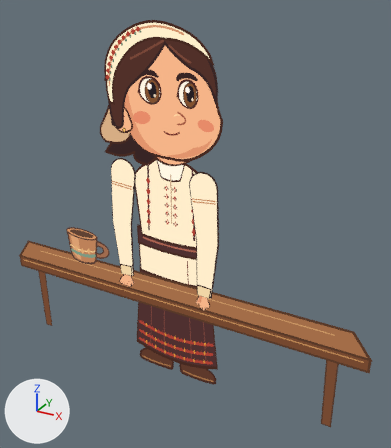
Two versions of the glTF model assets/recuzita/mama-cana.glb, one commit apart.
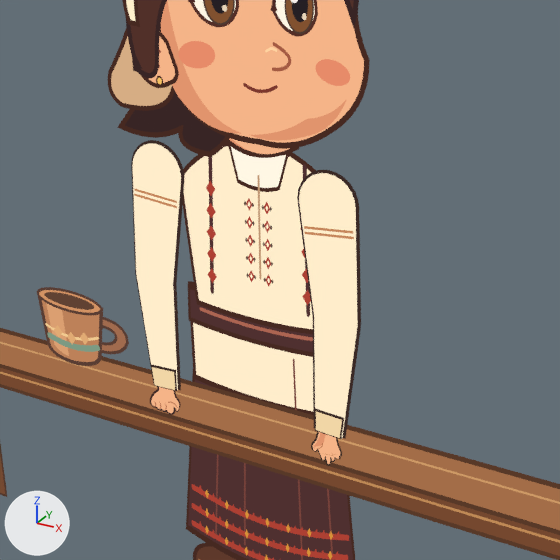
There are two pictures of each version: one whole from a 50 mm lens placed at (3.63, -5.99, 5.65), pointed at (0.34, 0.0, 2.65), one close up on the part from 13% to 80% of the width and 21% to 79% of the height. The axes (+X, +Y, +Z) are drawn at lower left. The lights are the same throughout. The older version's two pictures come first. Where no turn or scale is listed for an object, it has been applied to the vertices. Vertices at exactly the same position are counted once.

Names of what the first close-up shows: 'Cană cu toartă', 'Masă de lemn', 'Mânecă · L', 'Mânecă · R', 'Palmă articulată · L', 'Palmă · pumn · R', 'mother / Ears', 'mother / Eye open · L', 'mother / Face', 'mother / Front hair', 'mother / Hair silhouette', 'mother / Lower tunic and waist', 'mother / Shirt and clothing panels', 'mother / Skirt' and 5 more.
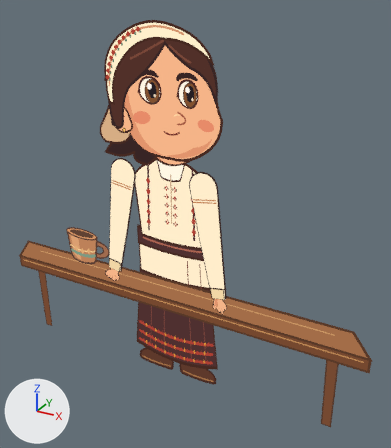
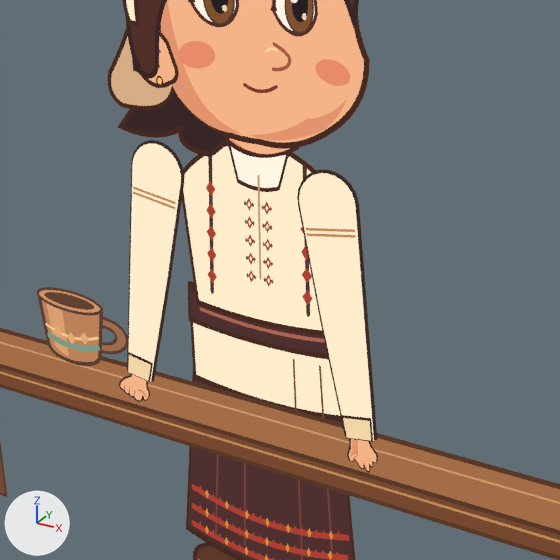
What the commit changed:
me_mânecă___l is used by ob_mânecă___l; location (0.0, 0.0, 1.872).
me_mânecă___l had 128 vertices, 104 faces and spanned x 0.41..0.85, y -0.33..-0.3, z -0.12..1.66.
me_mânecă___l now has 128 vertices, 104 faces and spans x 0.41..0.98, y -0.33..-0.3, z -0.11..1.66.
me_mânecă___l part 1: the loose piece of 24 vertices spanning x 0.51..0.85, y -0.3, z 0.54..0.88 is moved by (0.05, 0.0, 0.01).
me_mânecă___l part 2: the loose piece of 24 vertices spanning x 0.53..0.83, y -0.31, z 0.56..0.86 is moved by (0.05, 0.0, 0.01).
me_mânecă___l part 3: 32 of 128 vertices moved; they spanned x 0.41..0.85, y -0.33..-0.3, z -0.12..1.47 and now span x 0.41..0.98, y -0.33..-0.3, z -0.11..1.49; mean shift (0.1, 0.0, 0.01); largest move (0.76, -0.3, -0.12) -> (0.98, -0.3, -0.07).
me_mânecă___r is used by ob_mânecă___r; location (0.0, 0.0, 1.872).
me_mânecă___r had 128 vertices, 104 faces and spanned x -0.85..-0.41, y -0.33..-0.3, z -0.12..1.66.
me_mânecă___r now has 128 vertices, 104 faces and spans x -0.98..-0.41, y -0.33..-0.3, z -0.11..1.66.
me_mânecă___r part 4: the loose piece of 24 vertices spanning x -0.85..-0.51, y -0.3, z 0.54..0.88 is moved by (-0.05, 0.0, 0.01).
me_mânecă___r part 5: the loose piece of 24 vertices spanning x -0.83..-0.53, y -0.31, z 0.56..0.86 is moved by (-0.05, 0.0, 0.01).
me_mânecă___r part 6: 32 of 128 vertices moved; they spanned x -0.85..-0.41, y -0.33..-0.3, z -0.12..1.47 and now span x -0.98..-0.41, y -0.33..-0.3, z -0.11..1.49; mean shift (-0.1, 0.0, 0.01); largest move (-0.76, -0.3, -0.12) -> (-0.98, -0.3, -0.07).
me_palmă_articulată___l is used by ob_palmă_articulată___l; location (0.0, 0.0, 1.872).
me_palmă_articulată___l had 602 vertices, 580 faces and spanned x 0.514..0.743, y -0.322..-0.318, z -0.355..-0.051.
me_palmă_articulată___l now has 602 vertices, 580 faces and spans x 0.779..1.001, y -0.322..-0.318, z -0.316..-0.008.
me_palmă_articulată___l part 7: the whole mesh is turned -16 degrees about the y axis through its middle, then moved by (0.252, 0.0, 0.029).
me_palmă___pumn___r is used by ob_palmă___pumn___r; location (0.0, 0.0, 1.872).
me_palmă___pumn___r had 463 vertices, 437 faces and spanned x -0.785..-0.519, y -0.323..-0.318, z -0.323..-0.048.
me_palmă___pumn___r now has 463 vertices, 437 faces and spans x -1.05..-0.776, y -0.323..-0.318, z -0.295..-0.005.
me_palmă___pumn___r part 8: the whole mesh is turned 16 degrees about the y axis through its middle, then moved by (-0.246, 0.0, 0.035).

Changed parts and their boxes [x1, y1, x2, y2] in the close-ups (560 x 560 px; the box of a moved part takes in the faces that stretch with it):
'Mânecă · L', reshaped (25% wider): before [297, 170, 361, 439]; after [297, 170, 377, 442]
'Mânecă · R', reshaped (7% wider): before [131, 140, 184, 391]; after [127, 140, 184, 382]
'Palmă articulată · L', moved, turned: before [311, 432, 342, 466]; after [347, 439, 378, 473]
'Palmă · pumn · R', moved, turned: before [150, 387, 181, 415]; after [119, 374, 150, 402]
part 1 of me_mânecă___l, moved or reshaped: before [313, 311, 361, 335]; after [319, 310, 368, 333]
part 2 of me_mânecă___l, moved or reshaped: before [314, 297, 358, 342]; after [321, 297, 365, 342]
part 3 of me_mânecă___l, moved or reshaped: before [298, 202, 361, 439]; after [299, 203, 377, 442]
part 4 of me_mânecă___r, moved or reshaped: before [135, 267, 176, 291]; after [129, 263, 170, 291]
part 5 of me_mânecă___r, moved or reshaped: before [136, 256, 173, 298]; after [130, 253, 167, 295]
part 6 of me_mânecă___r, moved or reshaped: before [131, 165, 184, 391]; after [127, 165, 184, 382]
